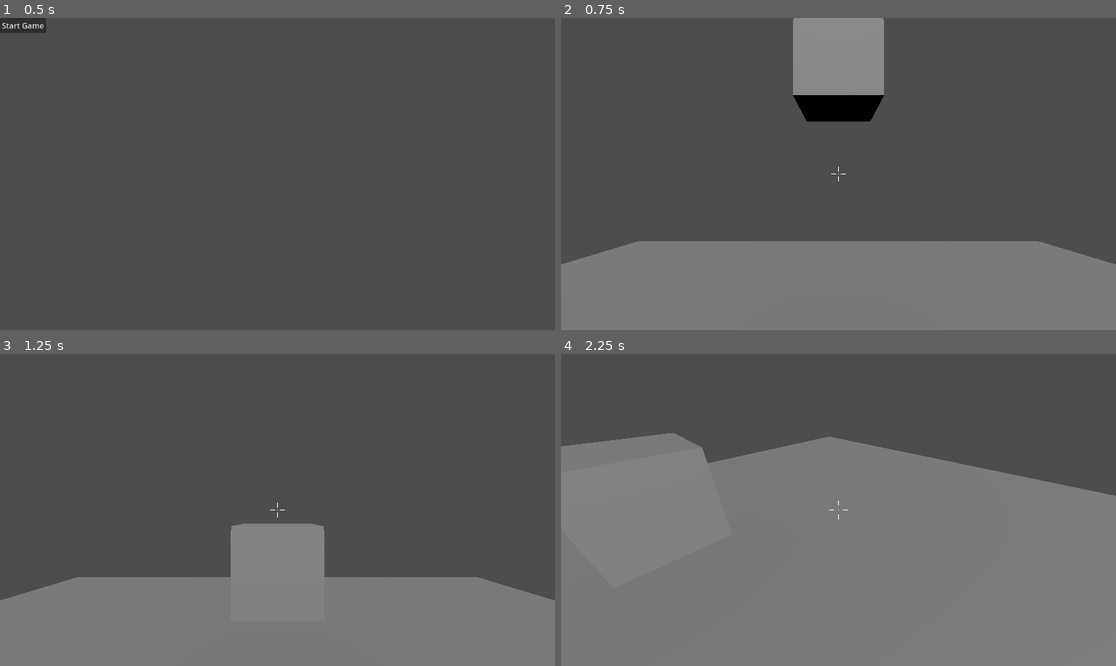
Above: before the commit, frames 1-4 (two rows, left to right).
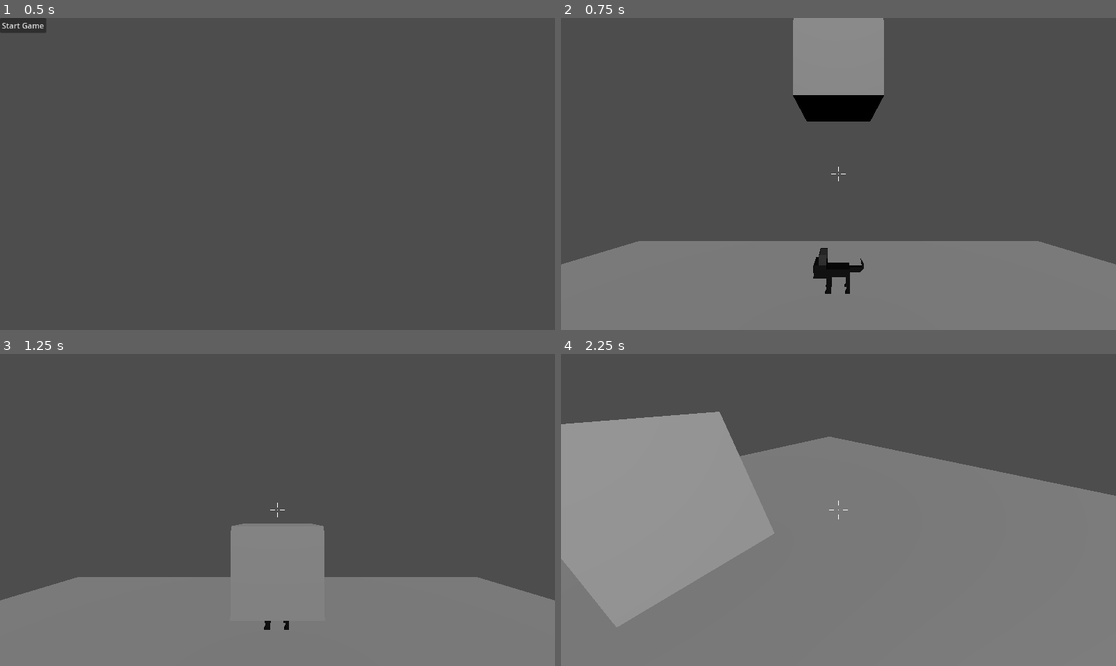
Above: after the commit, the same moments.

Repository: razzius/HerdingCats
Game: Godot game, scene res://scenes/main_menu.tscn
The game is run twice, just before and just after one commit, with the same random seed, the same clock (stepped at 60 frames per second) and the same inputs.
Inputs (mouse positions are in pixels of both pictures, inside the frame that each line leads up to):
- Up to frame 1 (0.5 s): no input
- Up to frame 2 (0.75 s): click "Start Game" at 0.5 s
- Up to frame 3 (1.25 s): no input
- Up to frame 4 (2.25 s): tap Enter (ui_accept) at 1.25, 1.52 s; move the mouse to (866, 510) at 1.27 s; hold W (ui_up) from 1.28 s (still down); move the mouse to (810, 510) at 2.02 s

Frame 1 is identical in both runs. In frame 2, 0.6% of the frame differs, in the area x 45-55%, y 73-89%; in frame 3, less than 0.1%; in frame 4, 9.3%, in the area x 0-39%, y 18-88%.

Commit message:
Work on cat play behavior

Diff:
--- a/project.godot
+++ b/project.godot
@@ -49,14 +49,12 @@
 , Object(InputEventJoypadMotion,"resource_local_to_scene":false,"resource_name":"","device":0,"axis":1,"axis_value":1.0,"script":null)
 ]
 }
-
 ui_click={
 "deadzone": 0.5,
 "events": [Object(InputEventMouseButton,"resource_local_to_scene":false,"resource_name":"","device":-1,"window_id":0,"a …(253 unchanged characters)…
 ]
 }
 
-
 [rendering]
 
 renderer/rendering_method="gl_compatibility"
--- a/scenes/cat.tscn
+++ b/scenes/cat.tscn
@@ -1,23 +1,16 @@
-[gd_scene load_steps=4 format=3 uid="uid://b5403u4jjoyqd"]
+[gd_scene load_steps=3 format=3 uid="uid://b5403u4jjoyqd"]
 
-[ext_resource type="Script" path="res://scripts/cat_behavior.gd" id="1_so6d1"]
 [ext_resource type="PackedScene" uid="uid://6b4126qyae54" path="res://assets/cat.glb" id="2_d3k6n"]
 
 [sub_resource type="BoxShape3D" id="BoxShape3D_1g5t8"]
 
-[node name="Cat" type="Node3D"]
-script = ExtResource("1_so6d1")
-personality = null
-current_state = null
-food_preference = null
+[node name="Cat" type="RigidBody3D"]
 
-[node name="CharacterBody3D" type="CharacterBody3D" parent="."]
-
-[node name="CollisionShape3D1" type="CollisionShape3D" parent="CharacterBody3D"]
+[node name="CollisionShape3D1" type="CollisionShape3D" parent="."]
 transform = Transform3D(0.33, 0, 0, 0, 0.33, 0, 0, 0, 0.33, -0.175, 0.16838, 0)
 shape = SubResource("BoxShape3D_1g5t8")
 
-[node name="CollisionShape3D2" type="CollisionShape3D" parent="CharacterBody3D"]
+[node name="CollisionShape3D2" type="CollisionShape3D" parent="."]
 transform = Transform3D(0.33, 0, 0, 0, 0.33, 0, 0, 0, 0.33, 0.032154, 0.16838, 0)
 shape = SubResource("BoxShape3D_1g5t8")
 
--- a/scenes/game_scene.tscn
+++ b/scenes/game_scene.tscn
@@ -32,4 +32,4 @@
 transform = Transform3D(1, 0, 0, 0, 1, 0, 0, 0, 1, 0, -0.188538, 0.133477)
 
 [node name="Cat" parent="." instance=ExtResource("3_e0cnn")]
-transform = Transform3D(1, 0, 0, 0, 1, 0, 0, 0, 1, 0, 0, 1.95351)
+transform = Transform3D(1, 0, 0, 0, 1, 0, 0, 0, 1, 0, 0, -2.75332)
--- a/scripts/cat_behavior.gd
+++ b/scripts/cat_behavior.gd
@@ -1,8 +1,10 @@
-extends Node3D
+extends RigidBody3D
 
 @export var personality: Personality
 @export var current_state: CurrentState
 @export var food_preference: FoodPreference
+
+var target: Node3D
 
 enum Personality {
 	FRIENDLY,
@@ -11,12 +13,14 @@
 }
 
 enum CurrentState {
+	STAY,
 	HUNGRY,
 	THIRSTY,
 	LITTERBOX,
 	ZOOMIES,
 	NAUSEOUS,
-	CATNIPPED
+	CATNIPPED,
+	PLAY
 }
 
 enum FoodPreference {
@@ -26,4 +30,14 @@
 	HUMAN_FOOD
 }
 
-#func _ready():
+func _ready():
+	target = get_parent().get_node("Block")
+
+func _process(delta):
+	if current_state == CurrentState.PLAY:
+		play()
+
+func play():
+	var directionToTarget = target.global_position - global_position
+	apply_impulse(directionToTarget)
+	current_state = CurrentState.STAY
